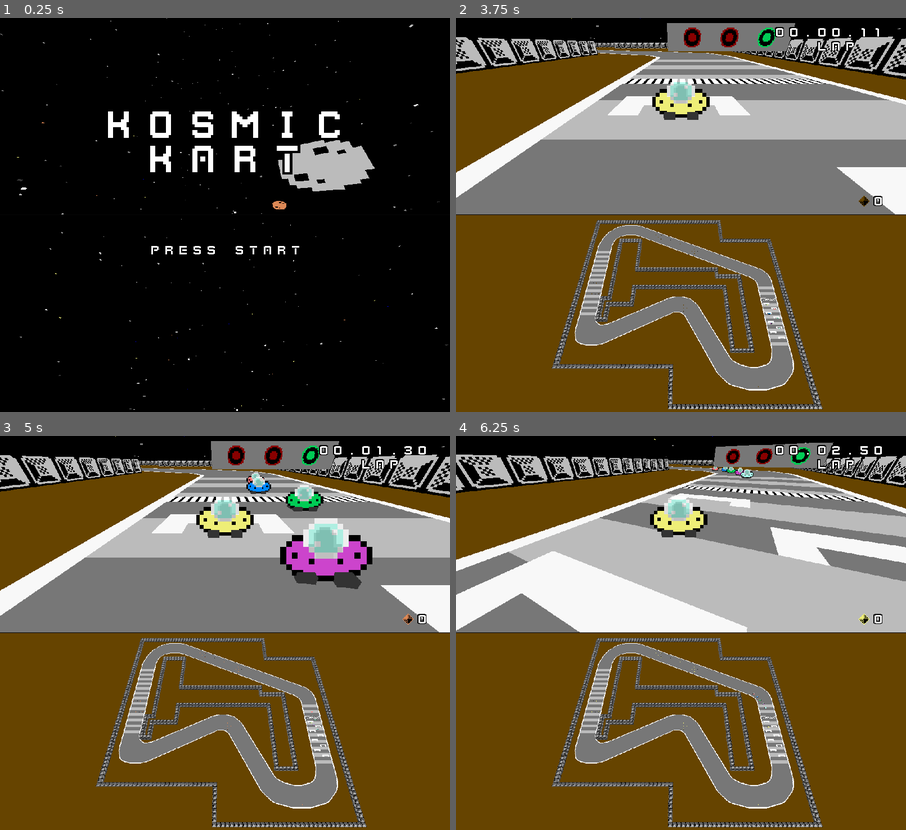
Above: before the commit, frames 1-4 (two rows, left to right).
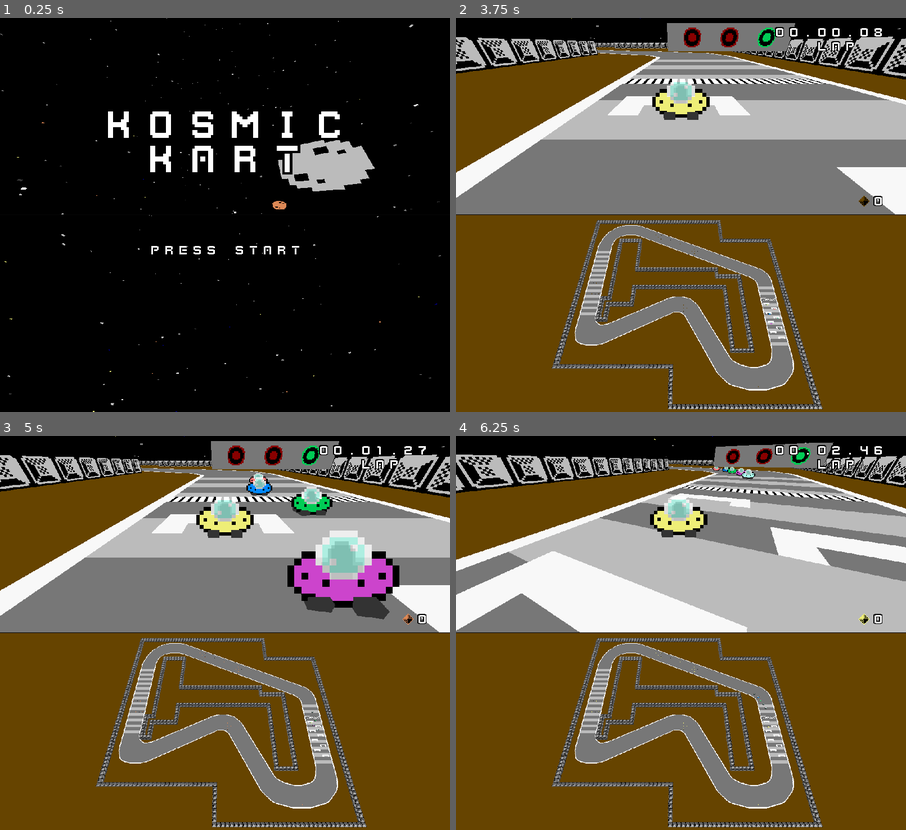
Above: after the commit, the same moments.

Repository: puzzud/MizJam1
Game: Godot game, scene res://Scenes/Game.tscn
Two runs of this game, one before a commit and one after it. Both use one fixed random seed, a clock stepped at 60 frames per second and the inputs below. Sound files missing from this copy of the repository are replaced by a short silence.
Inputs:
- Up to frame 1 (0.25 s): no input
- Up to frame 2 (3.75 s): tap Enter (ui_accept) at 0.5, 1.52, 1.55, 1.82, 3.02, 3.05, 3.32, 3.5 s; hold D (game_turn_right) 0.53-1.28 s; hold Enter (ui_accept) 0.53-1.28 s; hold S (game_brake) 1.28-2.03 s; tap P at 1.35, 2.85 s; hold D (game_turn_right) 2.03-2.78 s; hold Enter (ui_accept) 2.03-2.78 s; hold W (game_accelerate) 2.78-3.53 s; hold A (game_turn_left) from 3.53 s (still down); hold Enter (ui_accept) from 3.53 s (still down)
- Up to frame 3 (5 s): keep holding A (game_turn_left); release Enter (ui_accept) at 4.28 s; tap P at 4.35 s; tap Enter (ui_accept) at 4.52, 4.55, 4.82 s
- Up to frame 4 (6.25 s): release A (game_turn_left) at 5.03 s; hold S (game_brake) 5.03-5.78 s; hold Enter (ui_accept) 5.03-5.78 s; hold D (game_turn_right) from 5.78 s (still down); tap P at 5.85 s; tap Enter (ui_accept) at 6.02, 6.05 s

The runs differ from the first frame. In frame 1, 0.1% of the frame differs, in the area x 1-100%, y 50-100%; in frame 2, less than 0.1%; in frame 3, 4.9%, in the area x 54-95%, y 2-75%; in frame 4, 0.1%.

Commit message:
Added cinematic transition between title and race.

Diff:
--- a/Project/Scenes/Game.tscn
+++ b/Project/Scenes/Game.tscn
@@ -128,10 +128,19 @@
 targetNodePath = NodePath("../../../../Karts/Kart1")
 
 [node name="Listener" type="Listener" parent="Viewports/ViewportContainerTop/ViewportTop/Camera"]
+
+[node name="TitleCamera" type="Camera" parent="Viewports/ViewportContainerTop/ViewportTop"]
+transform = Transform( -0.707107, -0.40558, -0.579228, 0, 0.819152, -0.573577, 0.707107, -0.40558, -0.579228, 0, 60.7392, 114.447 )
+far = 120.0
+
+[node name="Listener" type="Listener" parent="Viewports/ViewportContainerTop/ViewportTop/TitleCamera"]
+transform = Transform( 1, 0, 0, 0, 1, 0, 0, 0, 1, 0, 0, 0 )
 current = true
 
-[node name="TitleCamera" type="Camera" parent="Viewports/ViewportContainerTop/ViewportTop"]
-transform = Transform( -0.707107, -0.40558, -0.579228, 0, 0.819152, -0.573577, 0.707107, -0.40558, -0.579228, 0, 60.7392, 0 )
+[node name="TitleCameraPosition" type="Spatial" parent="Viewports/ViewportContainerTop/ViewportTop"]
+transform = Transform( -0.707107, -0.40558, -0.579228, 0, 0.819152, -0.573577, 0.707107, -0.40558, -0.579228, 0, 60.7392, 114.447 )
+
+[node name="Tween" type="Tween" parent="Viewports/ViewportContainerTop/ViewportTop"]
 
 [node name="ViewportContainerBottom" type="ViewportContainer" parent="Viewports"]
 margin_top = 448.0
@@ -147,6 +156,7 @@
 
 [node name="TopCamera" type="Camera" parent="Viewports/ViewportContainerBottom/ViewportBottom"]
 transform = Transform( 1, 0, 0, 0, -4.37114e-08, 1, 0, -1, -4.37114e-08, 0.0543633, 90.6568, 0.00218773 )
+visible = false
 
 [node name="BirdsEyeCamera" type="Camera" parent="Viewports/ViewportContainerBottom/ViewportBottom"]
 transform = Transform( 1, 1.00064e-06, -4.97715e-07, 0, 0.445348, 0.895358, 1.11759e-06, -0.895358, 0.445348, 0, 95, 62 )
@@ -156,6 +166,13 @@
 
 [node name="TitleCamera" type="Camera" parent="Viewports/ViewportContainerBottom/ViewportBottom"]
 transform = Transform( 1, 0, 0, 0, 0.810768, -0.585368, 0, 0.585368, 0.810768, 0, 60.7392, 0 )
+fov = 56.7
+far = 150.0
+
+[node name="TitleCameraPosition" type="Spatial" parent="Viewports/ViewportContainerBottom/ViewportBottom"]
+transform = Transform( 1, 0, 0, 0, 0.810768, -0.585368, 0, 0.585368, 0.810768, 0, 60.7392, 0 )
+
+[node name="Tween" type="Tween" parent="Viewports/ViewportContainerBottom/ViewportBottom"]
 
 [node name="Ui" type="Control" parent="."]
 anchor_right = 1.0
@@ -392,6 +409,7 @@
 [connection signal="kartEnteredRoughZone" from="Track" to="." method="onTrackKartEnteredRoughZone"]
 [connection signal="kartExitedRoughZone" from="Track" to="." method="onTrackKartExitedRoughZone"]
 [connection signal="startSequenceFinished" from="Track" to="." method="onTrackStartSequenceFinished"]
+[connection signal="tween_all_completed" from="Viewports/ViewportContainerTop/ViewportTop/Tween" to="." method="onTopCameraTweenCompleted"]
 [connection signal="finished" from="AudioPlayers/StartRaceMusic" to="." method="onStartRaceMusicFinished"]
 
 [editable path="Karts/Kart1"]
--- a/Project/Scripts/Game.gd
+++ b/Project/Scripts/Game.gd
@@ -97,7 +97,9 @@
 
 func startTitle() -> void:
 	$Viewports/ViewportContainerTop/ViewportTop/Camera.current = false
+	$Viewports/ViewportContainerTop/ViewportTop/Camera/Listener.current = false
 	$Viewports/ViewportContainerTop/ViewportTop/TitleCamera.current = true
+	$Viewports/ViewportContainerTop/ViewportTop/TitleCamera/Listener.current = true
 
 	$Viewports/ViewportContainerBottom/ViewportBottom/BirdsEyeCamera.current = false
 	$Viewports/ViewportContainerBottom/ViewportBottom/TitleCamera.current = true
@@ -107,16 +109,43 @@
 
 func startTransitionFromTitleToRace() -> void:
 	resetRace()
+
+	var tweenTime := 24.0
+
+	var topTitleCamera: Camera = $Viewports/ViewportContainerTop/ViewportTop/TitleCamera
+	var destTopCamera: Camera = $Viewports/ViewportContainerTop/ViewportTop/Camera
+	var topCameraTween: Tween = $Viewports/ViewportContainerTop/ViewportTop/Tween
+	topCameraTween.interpolate_property(topTitleCamera, "global_transform", topTitleCamera.global_transform, destTopCamera.global_transform, tweenTime, Tween.TRANS_CUBIC, Tween.EASE_OUT)
+	topCameraTween.start()
+
+	var bottomTitleCamera: Camera = $Viewports/ViewportContainerBottom/ViewportBottom/TitleCamera
+	var destBottomCamera: Camera = $Viewports/ViewportContainerBottom/ViewportBottom/BirdsEyeCamera
+	var bottomCameraTween: Tween = $Viewports/ViewportContainerBottom/ViewportBottom/Tween
+	bottomCameraTween.interpolate_property(bottomTitleCamera, "global_transform", bottomTitleCamera.global_transform, destBottomCamera.global_transform, tweenTime, Tween.TRANS_CUBIC, Tween.EASE_OUT)
+	bottomCameraTween.start()
+
+	$Ui/Title.visible = false
+
+func onTopCameraTweenCompleted() -> void:
+	startRace()
+
+func startRace() -> void:
+	Global.screenState = Global.ScreenStates.RACE
+
+	$Viewports/ViewportContainerTop/ViewportTop/Tween.stop_all()
+	$Viewports/ViewportContainerBottom/ViewportBottom/Tween.stop_all()
+
 	startTrafficLight()
 
 	$Viewports/ViewportContainerTop/ViewportTop/Camera.current = true
+	$Viewports/ViewportContainerTop/ViewportTop/Camera/Listener.current = true
 	$Viewports/ViewportContainerTop/ViewportTop/TitleCamera.current = false
+	$Viewports/ViewportContainerTop/ViewportTop/TitleCamera/Listener.current = false
 
 	$Viewports/ViewportContainerBottom/ViewportBottom/BirdsEyeCamera.current = true
 	$Viewports/ViewportContainerBottom/ViewportBottom/TitleCamera.current = false
 
 	$Ui/Race.visible = true
-	$Ui/Title.visible = false
 
 	$Ui/Race/RaceResultMessage.visible = false
 
--- a/Project/Scripts/Global.gd
+++ b/Project/Scripts/Global.gd
@@ -20,7 +20,11 @@
 		ScreenStates.TITLE:
 			if event.is_action_pressed("ui_accept"):
 				game.startTransitionFromTitleToRace()
+				screenState = ScreenStates.TITLE_TO_RACE
+		ScreenStates.TITLE_TO_RACE:
+			if event.is_action_pressed("ui_accept"):
 				screenState = ScreenStates.RACE
+				game.startRace()
 		ScreenStates.RACE:
 			if Input.is_key_pressed(KEY_ESCAPE):
 				screenState = ScreenStates.TITLE
